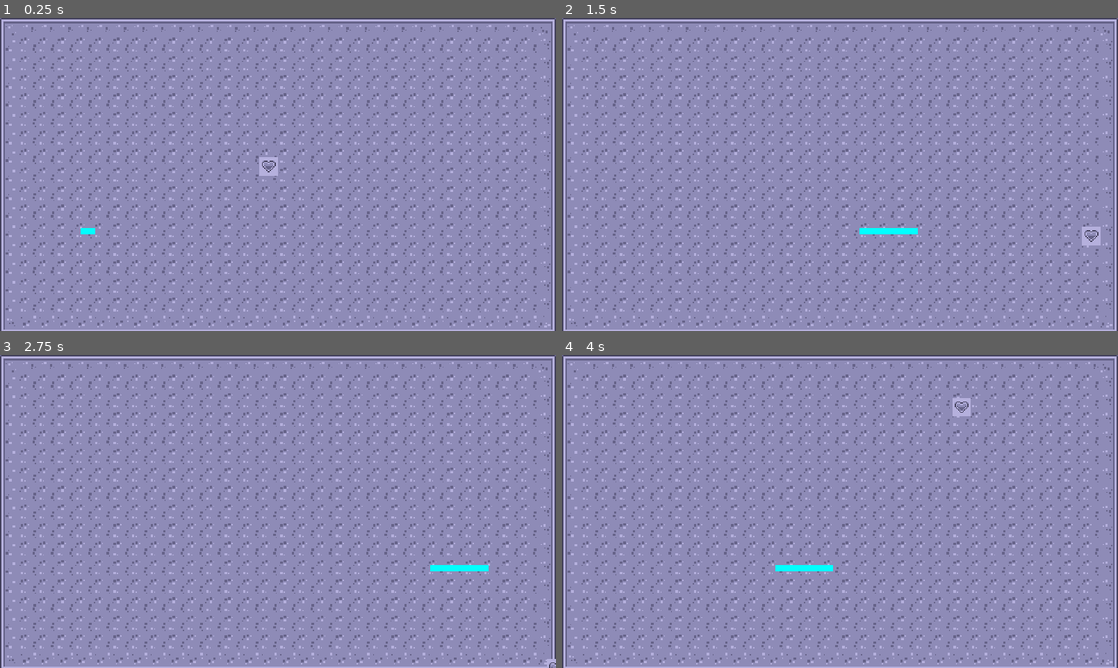
Above: before the commit, frames 1-4 (two rows, left to right).
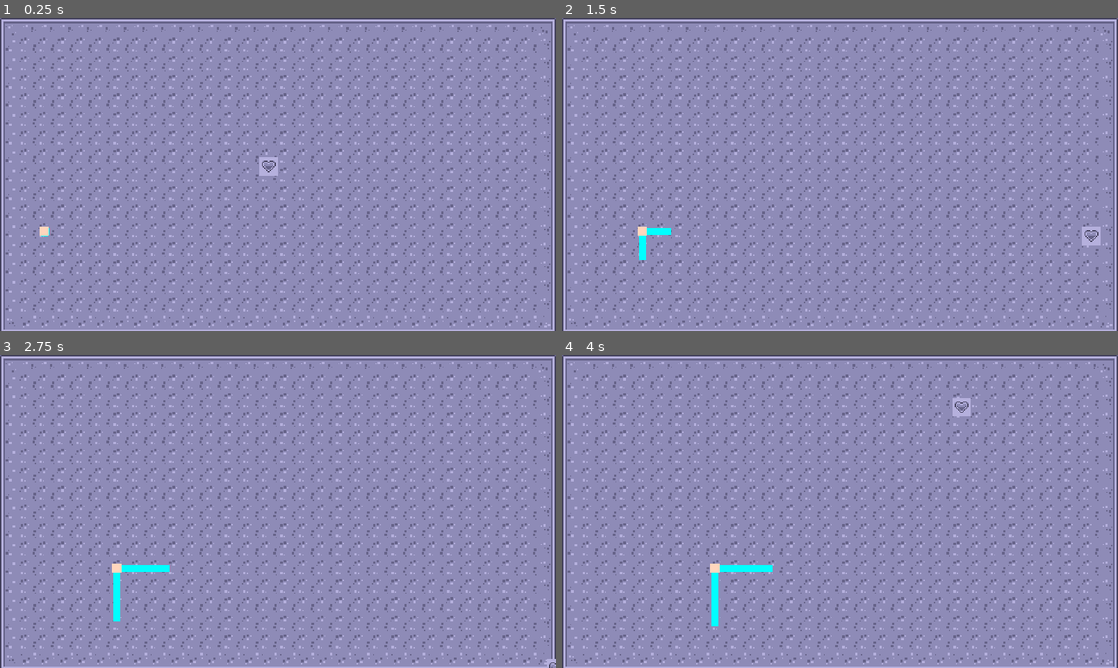
Above: after the commit, the same moments.

Repository: jacksonludwig/laserlazer
Game: Godot game, scene res://src/scenes/test/test_area.tscn
The game is run twice, just before and just after one commit, with the same random seed, the same clock (stepped at 60 frames per second) and the same inputs. The project has no main scene, so this scene is started directly.
Inputs:
- Up to frame 1 (0.25 s): no input
- Up to frame 2 (1.5 s): hold D (move_right) 0.53-1.28 s; hold S (move_down) from 1.28 s (still down)
- Up to frame 3 (2.75 s): release S (move_down) at 2.03 s; hold D (move_right) from 2.03 s (still down)
- Up to frame 4 (4 s): release D (move_right) at 2.78 s; hold W (move_up) 2.78-3.53 s; hold A (move_left) from 3.53 s (still down)

The runs differ from the first frame. In frame 1, 0.1% of the frame differs, in the area x 7-18%, y 66-70%; in frame 2, 0.5%; in frame 3, 0.6%; in frame 4, 0.7%, in the area x 26-49%, y 66-87%.

Commit message:
give vertex collision

Diff:
--- a/src/obstacles/wall/Laser.tscn
+++ b/src/obstacles/wall/Laser.tscn
@@ -7,7 +7,8 @@
 size = Vector2(0, 0)
 
 [node name="Laser" type="Line2D"]
-points = PackedVector2Array(0, 0, 100, 0)
+points = PackedVector2Array(0, 0, 50, 0)
+width = 5.0
 default_color = Color(0, 1, 1, 1)
 script = ExtResource("1_pvpey")
 
--- a/src/obstacles/wall/Vertex.tscn
+++ b/src/obstacles/wall/Vertex.tscn
@@ -1,6 +1,23 @@
-[gd_scene load_steps=2 format=3 uid="uid://bhvmnn7jhc4p6"]
+[gd_scene load_steps=3 format=3 uid="uid://bhvmnn7jhc4p6"]
 
 [ext_resource type="Script" path="res://src/obstacles/wall/vertex.gd" id="1_jiosk"]
 
+[sub_resource type="RectangleShape2D" id="RectangleShape2D_41oh2"]
+size = Vector2(8, 8)
+
 [node name="Vertex" type="Node2D"]
 script = ExtResource("1_jiosk")
+
+[node name="Area2D" type="Area2D" parent="."]
+
+[node name="CollisionShape2D" type="CollisionShape2D" parent="Area2D"]
+shape = SubResource("RectangleShape2D_41oh2")
+debug_color = Color(0.988235, 0, 0.321569, 0.419608)
+
+[node name="ColorRect" type="ColorRect" parent="Area2D/CollisionShape2D"]
+z_index = 1
+offset_left = -4.0
+offset_top = -4.0
+offset_right = 4.0
+offset_bottom = 4.0
+color = Color(1, 0.839216, 0.741176, 1)
--- a/src/obstacles/wall/laser.gd
+++ b/src/obstacles/wall/laser.gd
@@ -19,6 +19,9 @@
 func _ready():
 	# ignore any extra points added in editor
 	self.points = self.points.slice(0, 2)
+
+	# set the laser's width to be relative to the vertex's size
+	self.width = parent_vertex.collision_shape_size.x - 2
 
 	# set the laser to zero size if the default state is inactive
 	if status == Enums.StatusType.INACTIVE:
--- a/src/obstacles/wall/vertex.gd
+++ b/src/obstacles/wall/vertex.gd
@@ -26,11 +26,17 @@
 @export_category("")
 
 @onready var parent_node: Node = get_parent()
+@onready var collision_shape: CollisionShape2D = $Area2D/CollisionShape2D
 
-# TODO: add collision shape and visual for vertex, and attach lasers to edges
+## length and size to set the vertex's collision to
+@export var collision_shape_size = Vector2(8, 8)
+
+# TODO: add visual for vertex
 
 
 func _ready():
+	self.collision_shape.shape.size = collision_shape_size
+
 	## emit the initial state so all edges are in sync
 	status_change.emit(status, status_change_speed)
 
@@ -106,7 +112,7 @@
 	var rotation: float
 	var status_change: float
 
-	func _init(movement, rotation, status_change):
-		self.movement = movement
-		self.rotation = rotation
-		self.status_change = status_change
+	func _init(_movement, _rotation, _status_change):
+		self.movement = _movement
+		self.rotation = _rotation
+		self.status_change = _status_change
--- a/src/scenes/test/test_area.tscn
+++ b/src/scenes/test/test_area.tscn
@@ -162,6 +162,9 @@
 format = 2
 layer_0/tile_data = PackedInt32Array(0, 458753, 0, 65536, 458753, 1, 131072, 458753, 1, 196608, 458753, 1, 262144, 4587 …(9477 unchanged characters)…
 
+[node name="Player" parent="." instance=ExtResource("4_i7cgm")]
+position = Vector2(232, 128)
+
 [node name="Path2D" type="Path2D" parent="."]
 position = Vector2(0, 56)
 curve = SubResource("Curve2D_7w4w6")
@@ -170,13 +173,10 @@
 position = Vector2(32, 128)
 
 [node name="Vertex" parent="Path2D/WallPathFollow" instance=ExtResource("1_dv2qi")]
-speed = 150.0
-status_change_speed = 1.0
+movement_state_modifier = 16
 status = 1
 
 [node name="Laser" parent="Path2D/WallPathFollow/Vertex" instance=ExtResource("3_5yrtf")]
-points = PackedVector2Array(0, 0, 50, 0)
-width = 5.0
 
-[node name="Player" parent="." instance=ExtResource("4_i7cgm")]
-position = Vector2(232, 128)
+[node name="Laser2" parent="Path2D/WallPathFollow/Vertex" instance=ExtResource("3_5yrtf")]
+rotation = 1.5708
